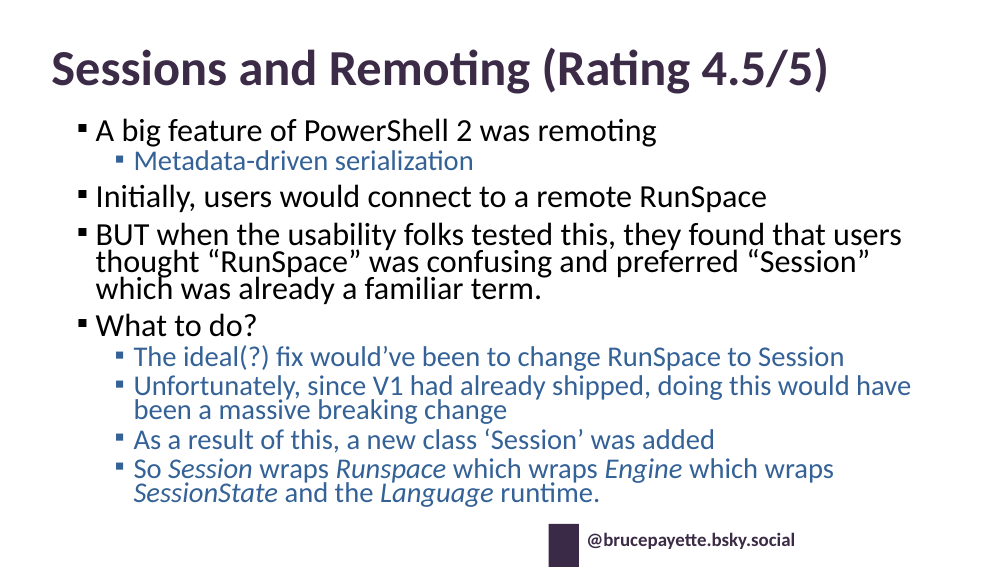
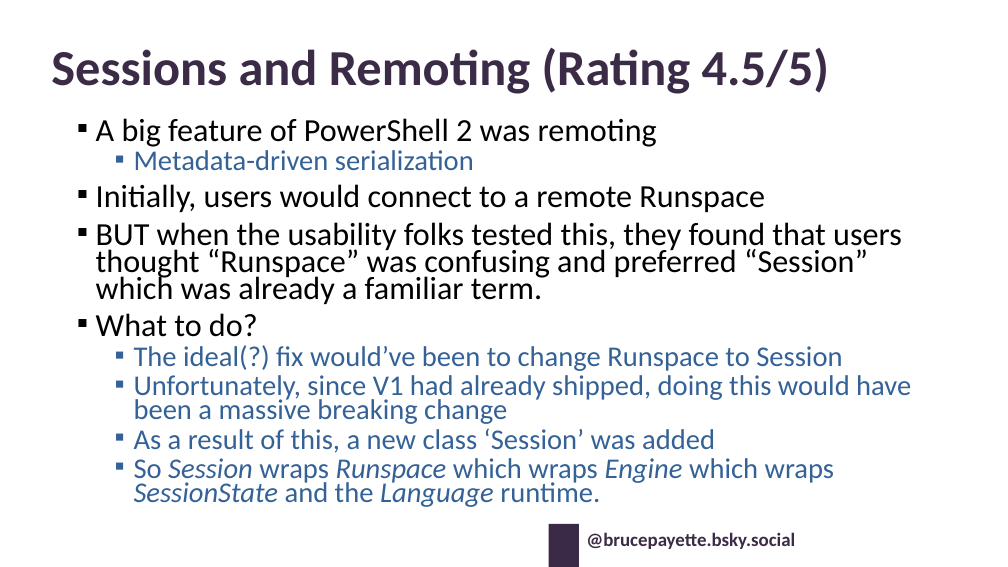
Before and after one commit to BrucePay/BraidLang, a slide deck: slide 12 of PSCONF26_Payette_Designing_PowerShell.pptx. Drawn at 1008x567 pixels with LibreOffice and Linux fonts; fonts in the diff are those of the drawing; background and template pictures are left out. Boxes give left, top, right and bottom in pixels: in the first picture for what was removed or moved away, otherwise in the second. Text is boxed around its words. In the diff, an @@ line names an element or a change of style, - is before the commit and + after.

```diff
--- a/PSCONF26_Payette_Designing_PowerShell.pptx
+++ b/PSCONF26_Payette_Designing_PowerShell.pptx
@@ text at (96,184,902,305): text changed @@
-▪ Initially, users would connect to a remote RunSpace
-▪ BUT when the usability folks tested this, they found that users thought “RunSpace” was confusing and preferred “Session” which was already a familiar term.
+▪ Initially, users would connect to a remote Runspace
+▪ BUT when the usability folks tested this, they found that users thought “Runspace” was confusing and preferred “Session” which was already a familiar term.
@@ text at (134,345,842,371): text changed @@
-  ▪ The ideal(?) fix would’ve been to change RunSpace to Session
+  ▪ The ideal(?) fix would’ve been to change Runspace to Session
```
Also in this commit, not shown: 5 other slides changed, 2 other files.
